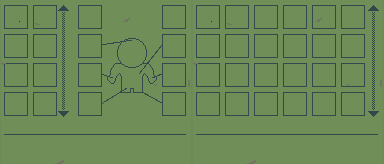
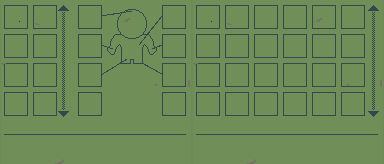
Two versions of the same layered image (384x164). Layer-by-layer changes:
removed layer "menu-equip" over [102, 9, 162, 104]
added layer "Layer 5" over [102, 9, 162, 104]
